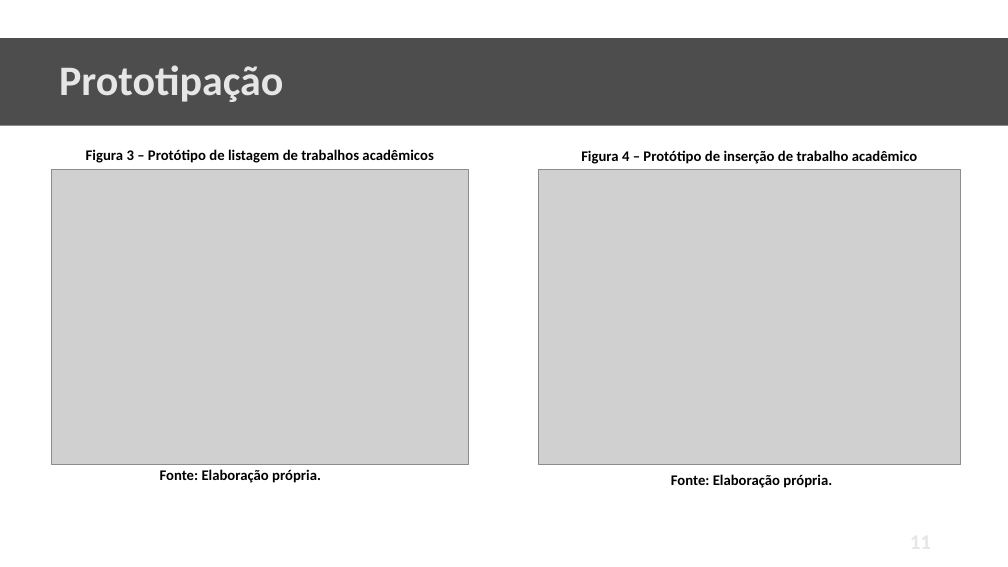
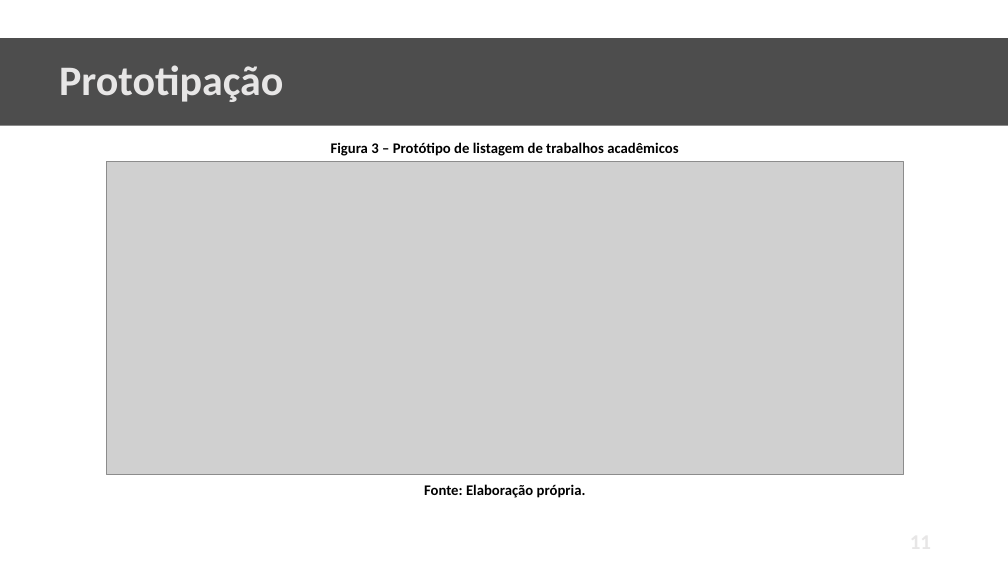
Before and after one commit to mscmateus/relatorio-estagio, a slide deck: slide 11 of Relatório de Estagio/Apresentação.pptx. Drawn at 1008x567 pixels with LibreOffice and Linux fonts; fonts in the diff are those of the drawing; grey boxes stand for pictures; background and template pictures are left out. Boxes give left, top, right and bottom in pixels: in the first picture for what was removed or moved away, otherwise in the second. Text is boxed around its words. In the diff, an @@ line names an element or a change of style, - is before the commit and + after.

```diff
--- a/Relatório de Estagio/Apresentação.pptx
+++ b/Relatório de Estagio/Apresentação.pptx
@@ text "Figura 3 – Protótipo de ..." moved from (x1=86, y1=149, x2=433, y2=163) to (x1=331, y1=142, x2=678, y2=156) @@
@@ picture resized from (x1=51, y1=170, x2=468, y2=465) to (x1=107, y1=162, x2=904, y2=474) @@
@@ picture removed at (x1=539, y1=170, x2=960, y2=465) @@
@@ text removed at (x1=581, y1=150, x2=918, y2=164) @@
-Figura 4 – Protótipo de inserção de trabalho acadêmico
@@ text "Fonte: Elaboração própria." moved from (x1=160, y1=469, x2=321, y2=483) to (x1=424, y1=484, x2=586, y2=498) @@
@@ text removed at (x1=671, y1=474, x2=832, y2=488) @@
-Fonte: Elaboração própria.
```
Also in this commit, not shown: 6 other slides changed, 1 slide added.
